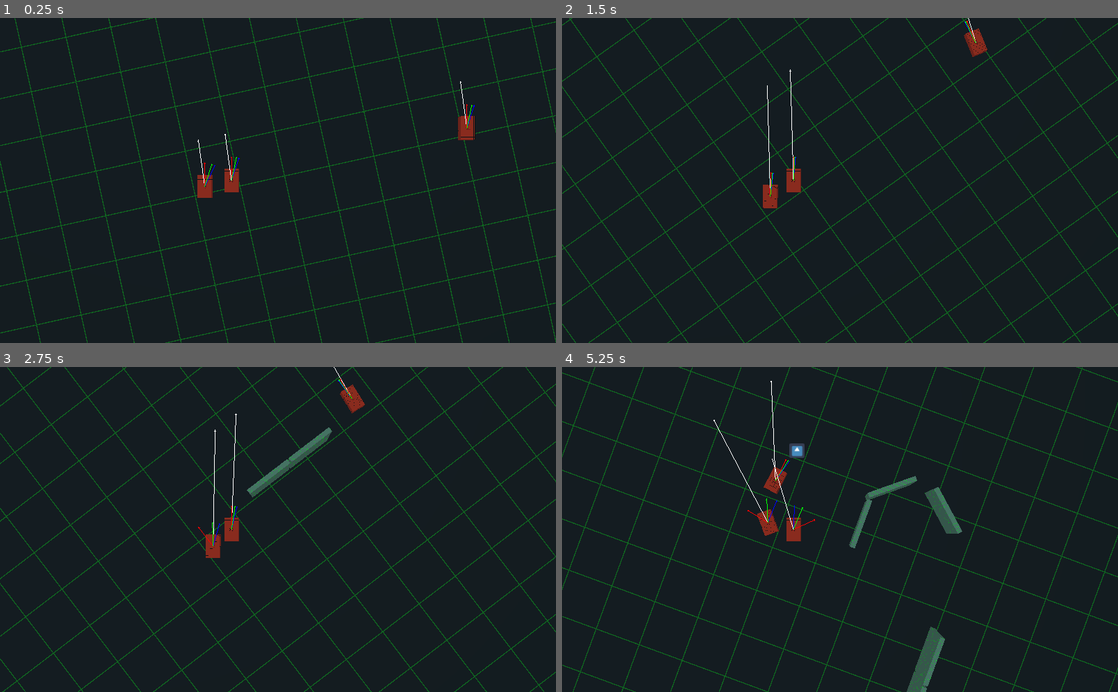
Above: before the commit, frames 1-4 (two rows, left to right).
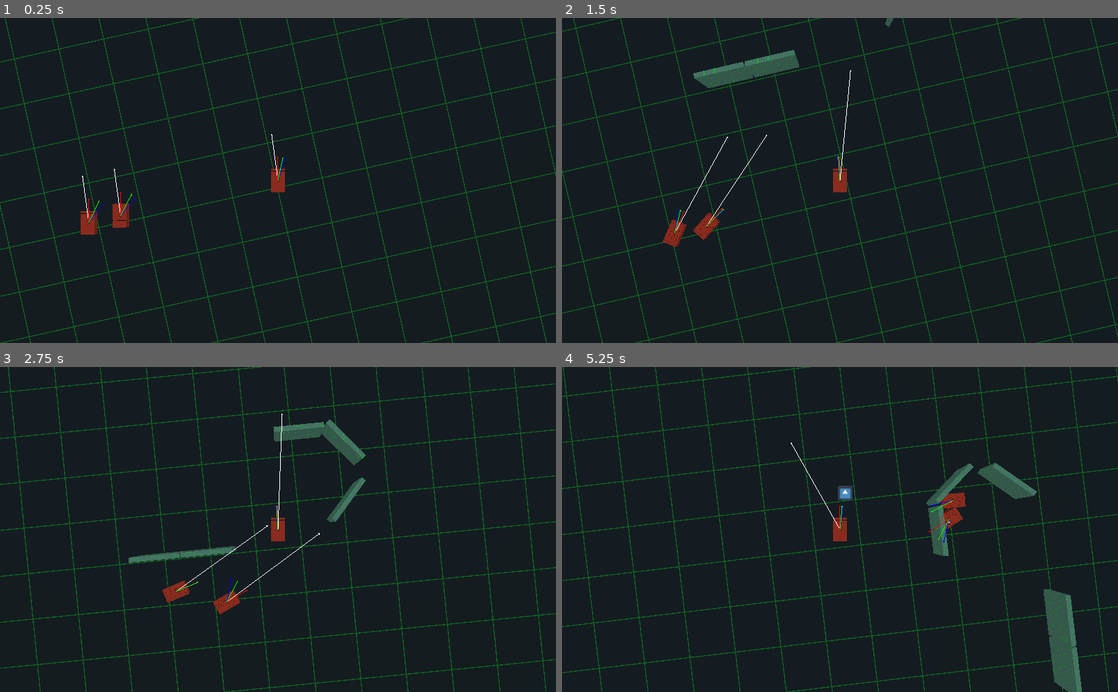
Above: after the commit, the same moments.

Repository: Kromey/spectre
Game: Godot game, scene res://TestScene.tscn
The game is run twice, just before and just after one commit, with the same random seed, the same clock (stepped at 60 frames per second) and the same inputs. This scene is started directly instead of the project's main scene. The engine's default icon, where the game draws it, is replaced by a stand-in: a white triangle on a blue panel in a dark square.
Inputs:
- Up to frame 1 (0.25 s): no input
- Up to frame 2 (1.5 s): hold D (movement_right) 0.53-1.28 s; hold Space (action_shoot) 0.53-1.28 s; hold S (movement_backward) from 1.28 s (still down); tap Space (action_shoot) at 1.35 s
- Up to frame 3 (2.75 s): release S (movement_backward) at 2.03 s; hold D (movement_right) from 2.03 s (still down); hold Space (action_shoot) from 2.03 s (still down)
- Up to frame 4 (5.25 s): release D (movement_right) at 2.78 s; release Space (action_shoot) at 2.78 s; hold W (movement_forward) 2.78-3.53 s; tap Space (action_shoot) at 2.85, 4.35 s; hold Space (action_shoot) 3.53-4.28 s; hold A (movement_left) 3.53-5.03 s; hold S (movement_backward) from 5.03 s (still down); hold Space (action_shoot) from 5.03 s (still down)

The runs differ from the first frame. In frame 1, 9.0% of the frame differs, in the area x 0-100%, y 0-100%; in frame 2, 9.9%; in frame 3, 11%; in frame 4, 12%.

Commit message:
"AITankNew" no longer needed

Diff:
--- a/DebugDraw3D.gd
+++ b/DebugDraw3D.gd
@@ -3,15 +3,13 @@
 var tank1
 var tank2
 var tank3
-var camera
 var width = 1
 
 # Called when the node enters the scene tree for the first time.
 func _ready():
 	tank1 = $"/root/TestScene/AITank"
-	tank2 = $"/root/TestScene/AITankNew"
-	tank3 = $"/root/TestScene/AITankNew2"
-	camera = $"/root/TestScene/AITankNew/Camera"
+	tank2 = $"/root/TestScene/AITank2"
+	tank3 = $"/root/TestScene/AITank3"
 
 func _process(_delta):
 	if not visible:
@@ -19,31 +17,18 @@
 	update()
 
 func _draw():
-	# Old tank
-	draw_vector(tank1.translation, tank1.velocity, Color(1, 1, 1))
-	draw_vector(tank1.translation, tank1.navigation.get_intent(tank1.current_target), Color(0, 0, 1))
-	draw_vector(tank1.translation, tank1.navigation.get_bumper())
+	for tank in [tank1, tank2, tank3]:
+		draw_vector(tank.translation, tank.velocity, Color(1, 1, 1))
+		draw_vector(tank.translation, tank.navigation.get_intent(tank.current_target), Color(0, 0, 1))
+		draw_vector(tank.translation, tank.navigation.get_bumper())
 
-	draw_vector(tank1.translation, tank1.navigation.get_direction_to(tank1.current_target), Color(0, 1, 0))
-
-	# New tank
-	draw_vector(tank2.translation, tank2.velocity, Color(1, 1, 1))
-	draw_vector(tank2.translation, tank2.get_intent(tank2.current_target), Color(0, 0, 1))
-	draw_vector(tank2.translation, tank2.get_bumper())
-
-	draw_vector(tank2.translation, tank2.get_direction_to(tank2.current_target), Color(0, 1, 0))
-
-	# New tank
-	draw_vector(tank3.translation, tank3.velocity, Color(1, 1, 1))
-	draw_vector(tank3.translation, tank3.get_intent(tank3.current_target), Color(0, 0, 1))
-	draw_vector(tank3.translation, tank3.get_bumper())
-
-	draw_vector(tank3.translation, tank3.get_direction_to(tank3.current_target), Color(0, 1, 0))
+		draw_vector(tank.translation, tank.navigation.get_direction_to(tank.current_target), Color(0, 1, 0))
 
 func draw_vector(origin, vec, color = Color(1, 0, 0)):
 	if vec.length() == 0:
 		return
 
+	var camera = get_viewport().get_camera()
 	var start = camera.unproject_position(origin)
 	var end = camera.unproject_position(origin + vec)
 
--- a/TestScene.tscn
+++ b/TestScene.tscn
@@ -1,11 +1,10 @@
-[gd_scene load_steps=11 format=2]
+[gd_scene load_steps=10 format=2]
 
 [ext_resource path="res://tanks/AITank.tscn" type="PackedScene" id=1]
 [ext_resource path="res://grid.shader" type="Shader" id=2]
 [ext_resource path="res://icon.png" type="Texture" id=3]
 [ext_resource path="res://DebugDraw3D.gd" type="Script" id=4]
 [ext_resource path="res://obstacles/Wall.tscn" type="PackedScene" id=5]
-[ext_resource path="res://tanks/AITankNew.tscn" type="PackedScene" id=6]
 
 [sub_resource type="PhysicsMaterial" id=4]
 bounce = 1.0
@@ -51,19 +50,22 @@
 transform = Transform( 1, 0, 0, 0, 1, 0, 0, 0, 1, 0.101103, 0.15, 0 )
 MAX_AMMO = 0.0
 
-[node name="AITankNew" parent="." instance=ExtResource( 6 )]
-transform = Transform( 1, 0, 0, 0, 1, 0, 0, 0, 1, -10.2676, 0.15, 0 )
+[node name="Camera" type="Camera" parent="AITank"]
+transform = Transform( 1, 0, 0, 0, -4.37114e-08, 1, 0, -1, -4.37114e-08, 0, 10, 0 )
+
+[node name="AITank2" parent="." instance=ExtResource( 1 )]
+transform = Transform( 1, 0, 0, 0, 1, 0, 0, 0, 1, -6.82955, 0.15, 0 )
 MAX_AMMO = 0.0
 
-[node name="Camera" type="Camera" parent="AITankNew"]
-transform = Transform( 1, 0, 0, 0, -4.37114e-08, 1, 0, -1, -4.37114e-08, 2, 10, 0 )
+[node name="Camera" type="Camera" parent="AITank2"]
+transform = Transform( 1, 0, 0, 0, -4.37114e-08, 1, 0, -1, -4.37114e-08, 0, 10, 0 )
 
-[node name="AITankNew2" parent="." instance=ExtResource( 6 )]
-transform = Transform( 1, 0, 0, 0, 1, 0, 0, 0, 1, -11.4445, 0.15, 0 )
+[node name="AITank3" parent="." instance=ExtResource( 1 )]
+transform = Transform( 1, 0, 0, 0, 1, 0, 0, 0, 1, -8.22764, 0.15, 0 )
 MAX_AMMO = 0.0
 
-[node name="Camera" type="Camera" parent="AITankNew2"]
-transform = Transform( 1, 0, 0, 0, -4.37114e-08, 1, 0, -1, -4.37114e-08, 2, 10, 0 )
+[node name="Camera" type="Camera" parent="AITank3"]
+transform = Transform( 1, 0, 0, 0, -4.37114e-08, 1, 0, -1, -4.37114e-08, 0, 10, 0 )
 
 [node name="Sprite3D" type="Sprite3D" parent="." groups=[
 "player",
--- a/tanks/AITankNew.gd
+++ /dev/null
@@ -1,56 +0,0 @@
-extends "res://tanks/AITank.gd"
-
-func get_direction_to(target):
-	var intent = get_intent(target)
-	var bumper = get_bumper()
-
-	return (intent + bumper * 0.5).normalized()
-
-func get_intent(target):
-	var target_direction = translation.direction_to(target.translation)
-	var forward = -transform.basis.z
-	var space = get_world().direct_space_state
-
-	var obstacle = space.intersect_ray(translation, target.translation, [self])
-	if obstacle.empty():
-		return target_direction
-
-	#var obstacle_distance = (obstacle.position - translation).length()
-	var intended = target.translation - translation
-	for i in 150:
-		var vec1 = intended.rotated(Vector3.UP, 0.1 * i)
-		var vec2 = intended.rotated(Vector3.UP, -0.1 * i)
-
-		var obs1 = space.intersect_ray(translation, translation + vec1, [self])
-		var obs2 = space.intersect_ray(translation, translation + vec2, [self])
-
-		if obs1.empty() and obs2.empty():
-			# Pick one at random to avoid bias
-			if rand_range(0, 1) == 1:
-				return vec1.normalized()
-			else:
-				return vec2.normalized()
-		elif obs1.empty():
-			return vec1.normalized()
-		elif obs2.empty():
-			return vec2.normalized()
-
-	return forward
-
-func get_bumper():
-	var forward = -transform.basis.z
-	var space = get_world().direct_space_state
-
-	var clear = forward
-	var lookahead = 3
-
-	for i in 2:
-		var bump1 = forward.rotated(Vector3.UP, (i + 1) * 0.2) * lookahead
-		var bump2 = forward.rotated(Vector3.UP, (i + 1) * -0.2) * lookahead
-
-		if space.intersect_ray(translation, translation + bump1, [self]).empty():
-			clear += bump1.rotated(Vector3.UP, 1)
-		if space.intersect_ray(translation, translation + bump2, [self]).empty():
-			clear += bump2.rotated(Vector3.UP, -1)
-
-	return clear.normalized()
--- a/tanks/AITankNew.tscn
+++ /dev/null
@@ -1,8 +0,0 @@
-[gd_scene load_steps=3 format=2]
-
-[ext_resource path="res://tanks/AITank.tscn" type="PackedScene" id=1]
-[ext_resource path="res://tanks/AITankNew.gd" type="Script" id=2]
-
-[node name="AITankNew" instance=ExtResource( 1 )]
-script = ExtResource( 2 )
-NUM_RAYS = null
